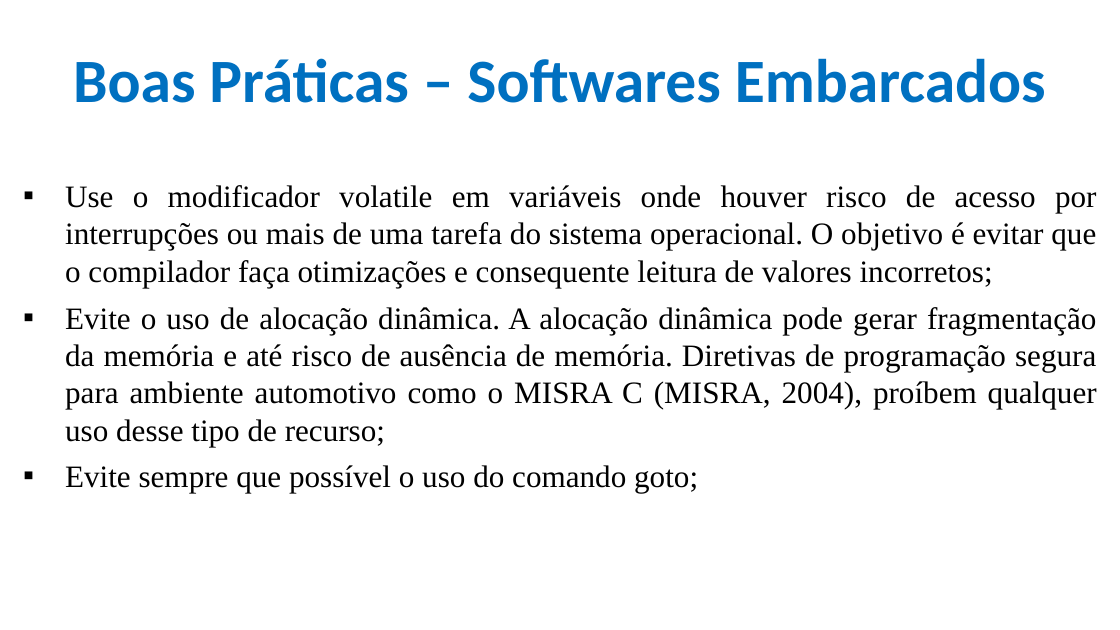
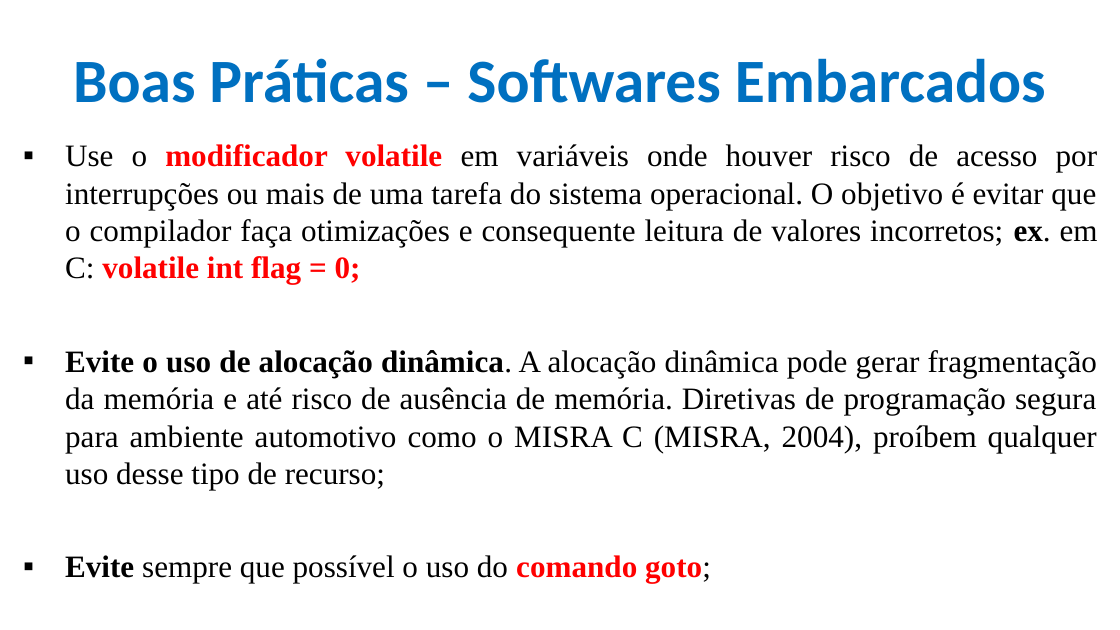
Before and after one commit to CloudEducationBrazil/WydenArea1ProgramacaoMicrocontroladores, a slide deck: slide 6 of 01 Classes/Aula 10 - Programação Microcontroladores - Projetos com Microcontroladores Boas Práticas e Wifi.pptx. Drawn at 1120x630 pixels with LibreOffice and Linux fonts; fonts in the diff are those of the drawing; background and template pictures are left out. Boxes give left, top, right and bottom in pixels: in the first picture for what was removed or moved away, otherwise in the second. Text is boxed around its words. In the diff, an @@ line names an element or a change of style, - is before the commit and + after.

```diff
--- a/01 Classes/Aula 10 - Programação Microcontroladores - Projetos com Microcontroladores Boas Práticas e Wifi.pptx
+++ b/01 Classes/Aula 10 - Programação Microcontroladores - Projetos com Microcontroladores Boas Práticas e Wifi.pptx
@@ text "Use o modificador volatile em ...": place and size @@
-text "Use o modificador volatile em ..." at <box>65,185,1097,493</box>
+text "Use o modificador volatile em ..." at <box>65,144,1098,583</box>
@@ text at <box>65,144,1098,284</box>: text changed @@
-▪ Use o modificador volatile em variáveis onde houver risco de acesso por interrupções ou mais de uma tarefa do sistema operacional. O objetivo é evitar que o compilador faça otimizações e consequente leitura de valores incorretos;
+▪ Use o modificador volatile em variáveis onde houver risco de acesso por interrupções ou mais de uma tarefa do sistema operacional. O objetivo é evitar que o compilador faça otimizações e consequente leitura de valores incorretos; ex. em C: volatile int flag = 0;
@@ text at <box>65,350,1097,583</box>: bold on in "Evite o uso de alocação dinâmica.", "Evite comando goto;"; text colour #000000 to #FF0000 in "comando goto;" @@
```
Also in this commit, not shown: 5 other slides changed, 1 other file.
